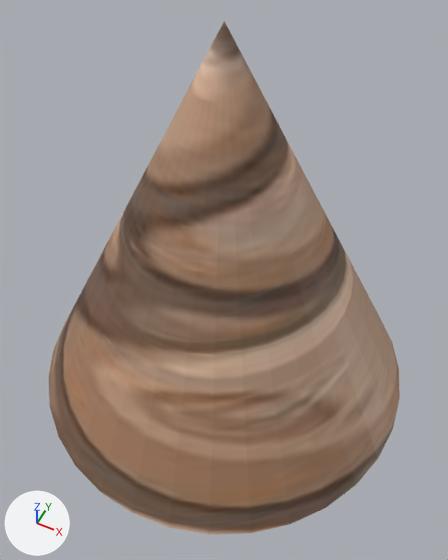
What one commit did to the FBX model assets/models/basic/cone.fbx.
Rendered twice from a 50 mm lens placed at (1.78, -3.57, 3.85), pointed at (0.13, -0.27, -0.27). The lights are fixed; the arrows at lower left show +X, +Y and +Z. Where no turn or scale is listed for an object, it has been applied to the vertices.
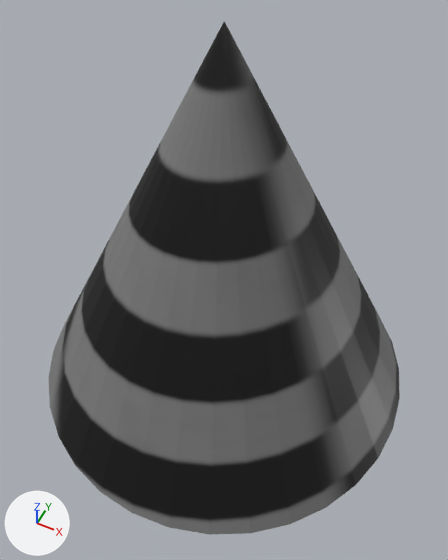
The newer file is also rescaled (x0.227) as a whole; pictures and numbers use the older file's frame.

The edits, one by one:
Picture 'chessboard.png' (img_chessboard_png) is new.
Material 'chessboard' (mat_chessboard) is new.
Its texture is img_chessboard_png.
me_cone has 33 vertices, 62 faces and spans x -1.94..1.94, y -1.94..1.94, z -1.94..1.94.
me_cone no longer uses material mat_material6 (picture img_texture_demo_06_png).
me_cone now uses material mat_chessboard (picture img_chessboard_png).

Boxes (x1, y1, x2, y2) around the edits, measured in the pictures (448 x 560 px):
'Cone', recoloured (brown to grey): (48, 21, 400, 535) in both
